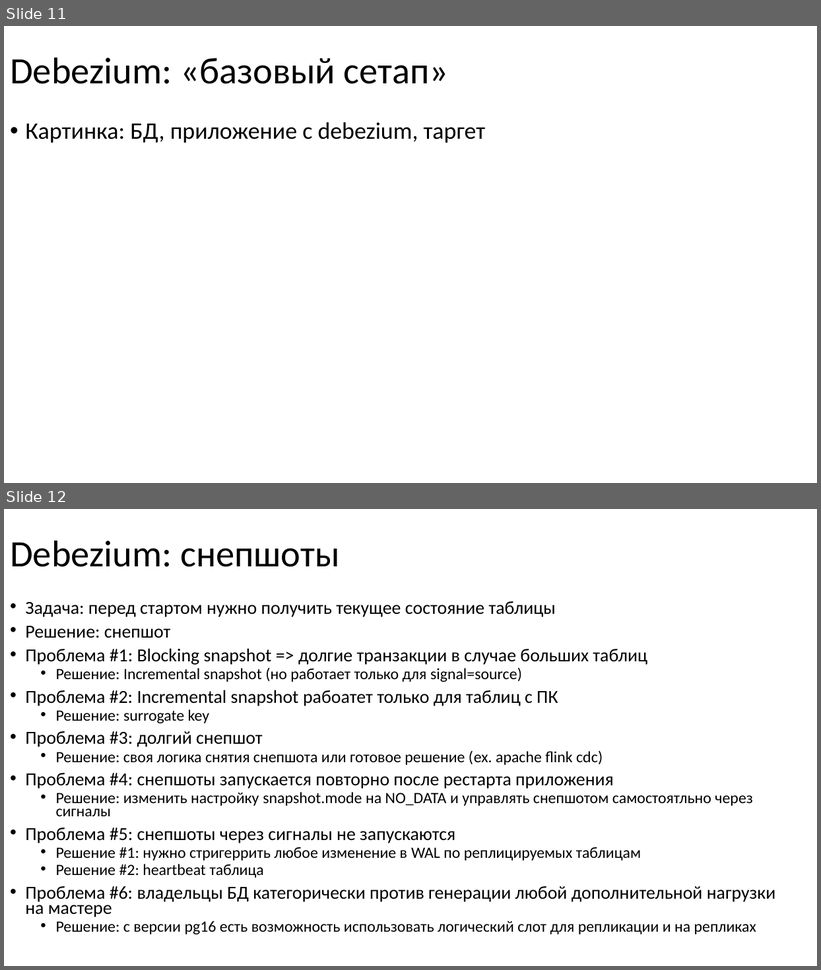
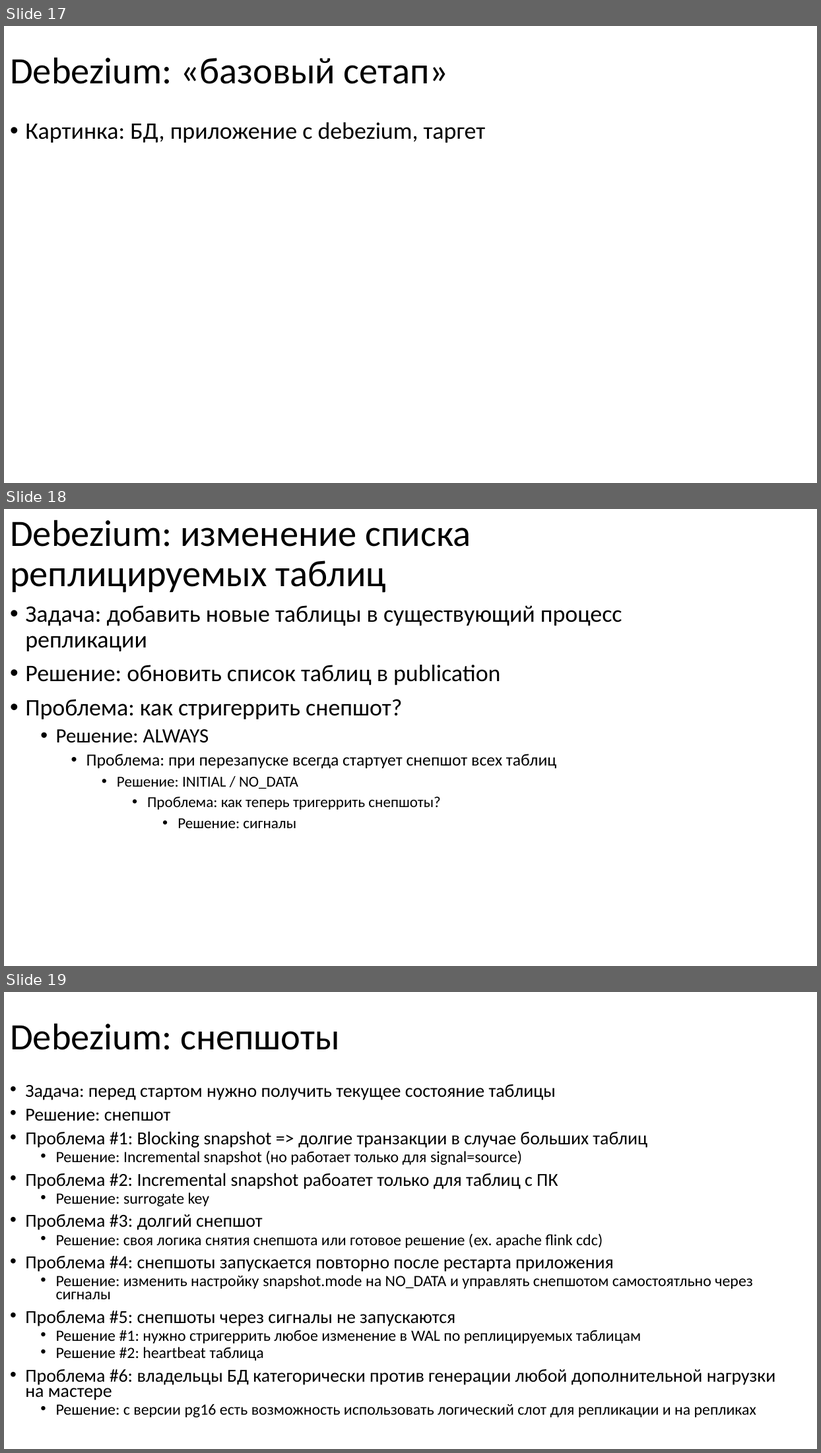
Before and after one commit to nryanov/presentations, a slide deck: smartdata/cdc-via-debezium/debezium-smartdata2025.pptx. Shown one above the other, each under a label of ours: slides 11 and 12 before the commit, slides 17, 18 and 19 after it. The pictures are 821x970 and 821x1453 pixels, drawn with LibreOffice and Linux fonts; fonts in the diff are those of the drawing. Boxes give left, top, right and bottom in pixels: in the first picture for what was removed or moved away, otherwise in the second. Text is boxed around its words. In the diff, an @@ line names an element or a change of style, - is before the commit and + after.

Commit message:
feat: update debezium presentation

```diff
--- a/smartdata/cdc-via-debezium/debezium-smartdata2025.pptx
+++ b/smartdata/cdc-via-debezium/debezium-smartdata2025.pptx
@@ slide 18 added at (4, 509, 817, 966), background #FFFFFF @@
@@ title added at (10, 520, 471, 593), 44 pt, text #000000 @@
+Debezium: изменение списка реплицируемых таблиц
@@ text added at (25, 605, 622, 828), 28 pt, text #000000 @@
+• Задача: добавить новые таблицы в существующий процесс репликации
+• Решение: обновить список таблиц в publication
+• Проблема: как стригеррить снепшот?
+  • Решение: ALWAYS
+    • Проблема: при перезапуске всегда стартует снепшот всех таблиц
+      • Решение: INITIAL / NO_DATA
+        • Проблема: как теперь тригеррить снепшоты?
+          • Решение: сигналы
@@ what was slide 11 is now slide 17 @@
@@ what was slide 12 is now slide 19 @@
```
Also in this commit, not shown: 4 slides changed, 6 other slides added.
